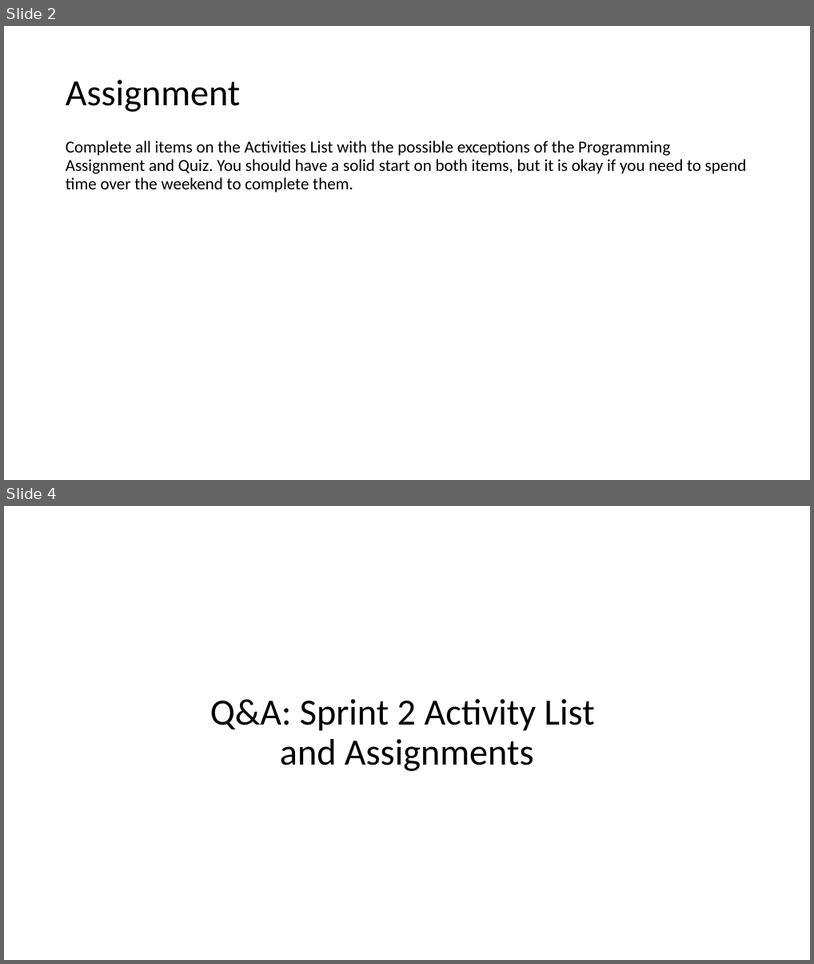
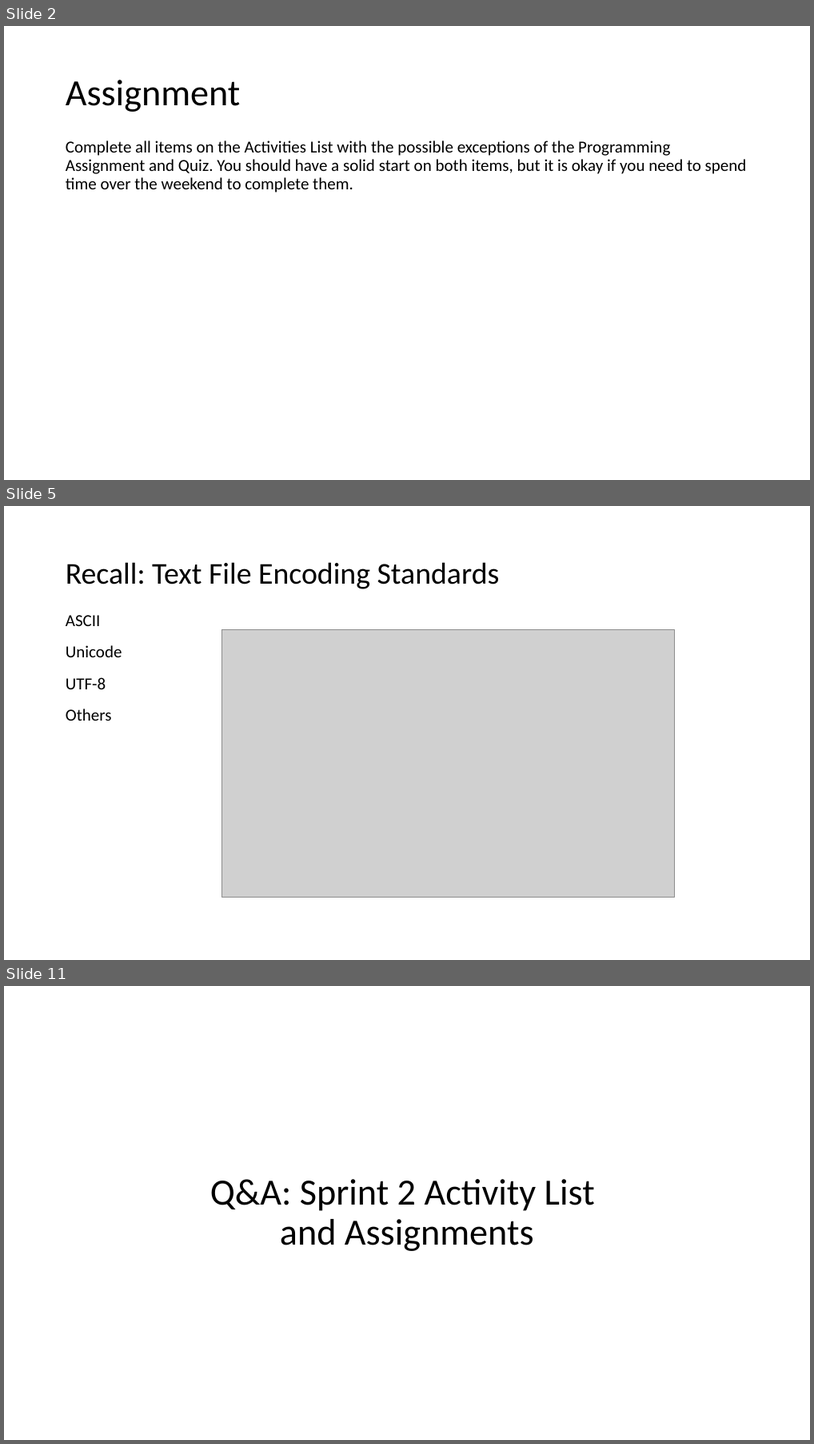
Before and after one commit to EricJPogue/CPSC-24500, a slide deck: lecture-slides/2019-09-18-oop.pptx. Shown one above the other, each under a label of ours: slides 2 and 4 before the commit, slides 2, 5 and 11 after it; the slides between them are not shown. The pictures are 814x964 and 814x1444 pixels, drawn with LibreOffice and Linux fonts; fonts in the diff are those of the drawing; grey boxes stand for pictures. Boxes give left, top, right and bottom in pixels: in the first picture for what was removed or moved away, otherwise in the second. Text is boxed around its words. In the diff, an @@ line names an element or a change of style, - is before the commit and + after.

```diff
--- a/lecture-slides/2019-09-18-oop.pptx
+++ b/lecture-slides/2019-09-18-oop.pptx
@@ slide 5 added at (4, 506, 810, 960), background #FFFFFF @@
@@ title added at (66, 562, 500, 589), 36 pt, text #000000 @@
+Recall: Text File Encoding Standards
@@ text added at (66, 615, 122, 720), 20 pt, text #000000 @@
+ASCII
+Unicode
+UTF-8
+Others
@@ picture added at (222, 629, 675, 896) @@
@@ what was slide 4 is now slide 11 @@
```
Also in this commit, not shown: 2 slides changed, 7 other slides added, 3 slides removed.
